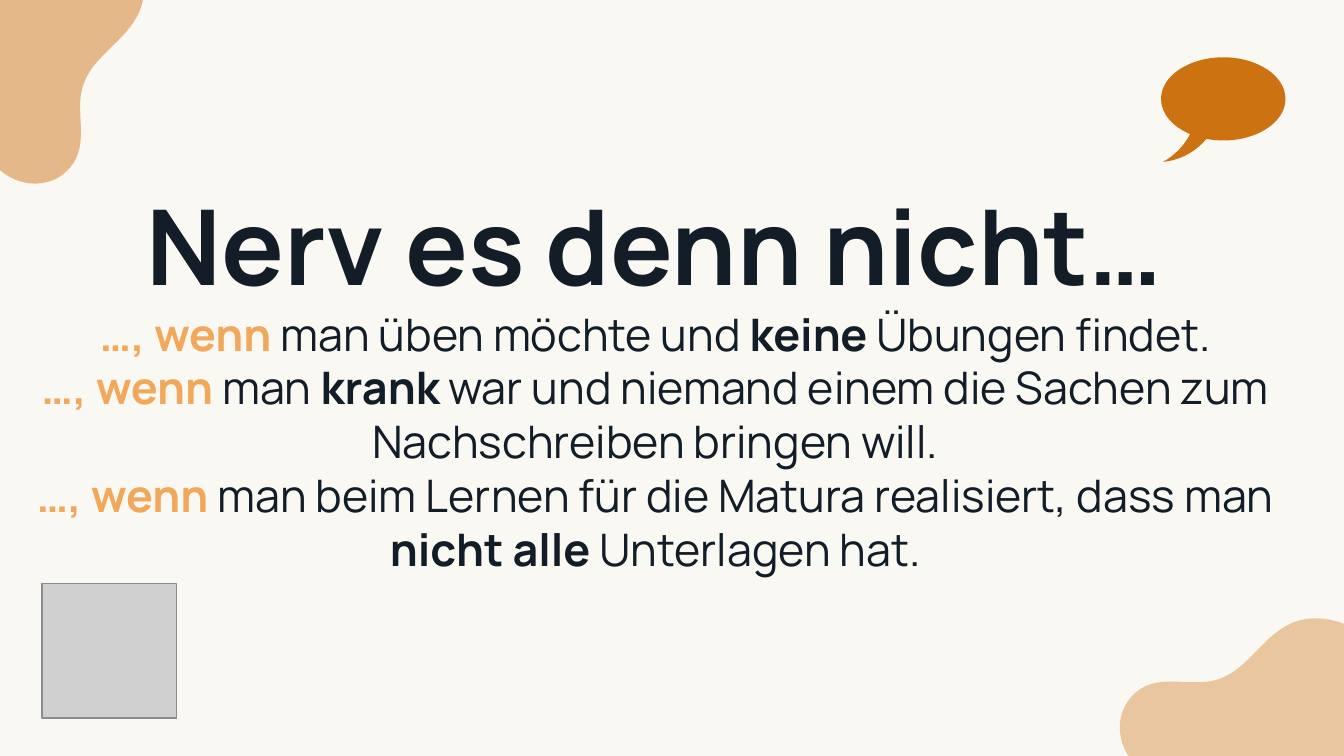
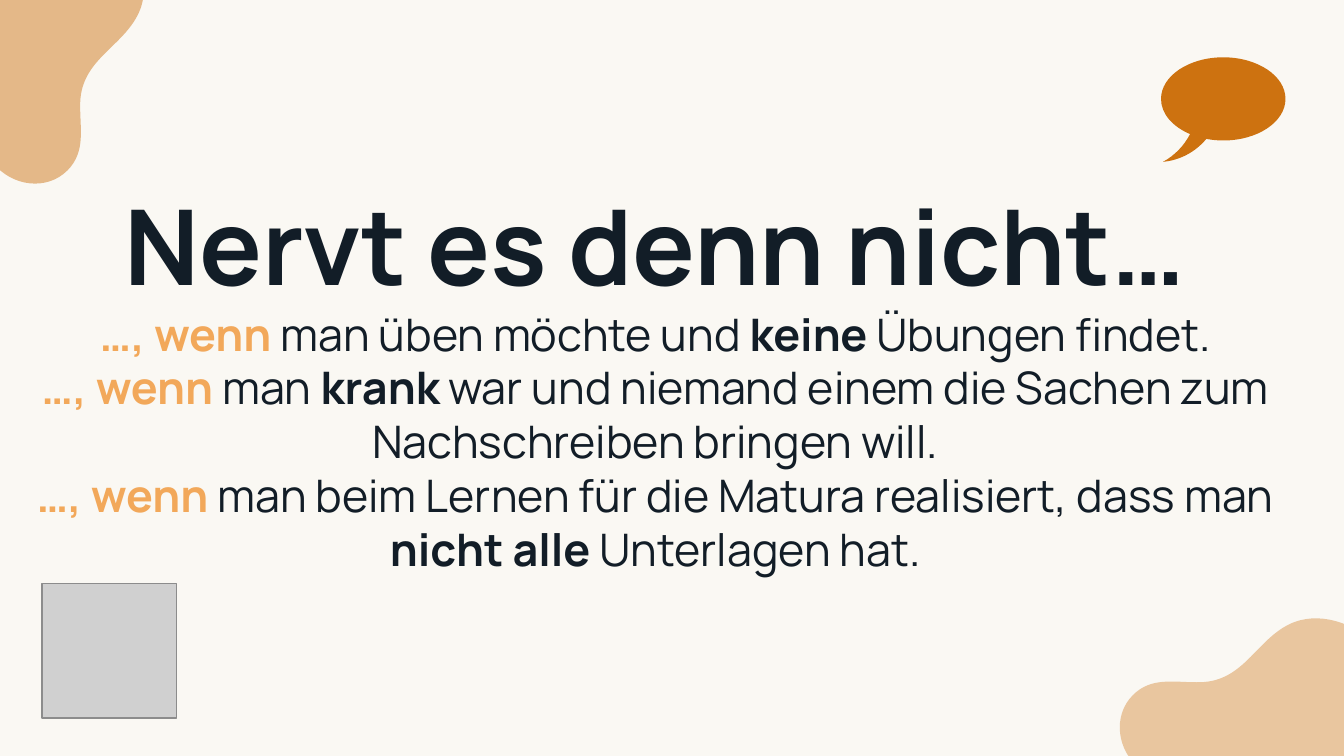
Before and after one commit to LearnHubITP/LearnHub, a slide deck: slide 6 of LearnHub.pptx. Drawn at 1344x756 pixels with LibreOffice and Linux fonts; fonts in the diff are those of the drawing; grey boxes stand for pictures. Boxes give left, top, right and bottom in pixels: in the first picture for what was removed or moved away, otherwise in the second. Text is boxed around its words. In the diff, an @@ line names an element or a change of style, - is before the commit and + after.

```diff
--- a/LearnHub.pptx
+++ b/LearnHub.pptx
@@ title at (91,208,1273,577): text changed @@
-Nerv es denn nicht…
-…, wenn man üben möchte und keine Übungen findet.
-…, wenn man krank war und niemand einem die Sachen zum Nachschreiben bringen will.
-…, wenn man beim Lernen für die Matura realisiert, dass man nicht alle Unterlagen hat.
+Nervt es denn nicht…
+…, wenn man üben möchte und keine Übungen findet.
+…, wenn man krank war und niemand einem die Sachen zum Nachschreiben bringen will.
+…, wenn man beim Lernen für die Matura realisiert, dass man nicht alle Unterlagen hat.
```
Also in this commit, not shown: 7 other slides changed.
